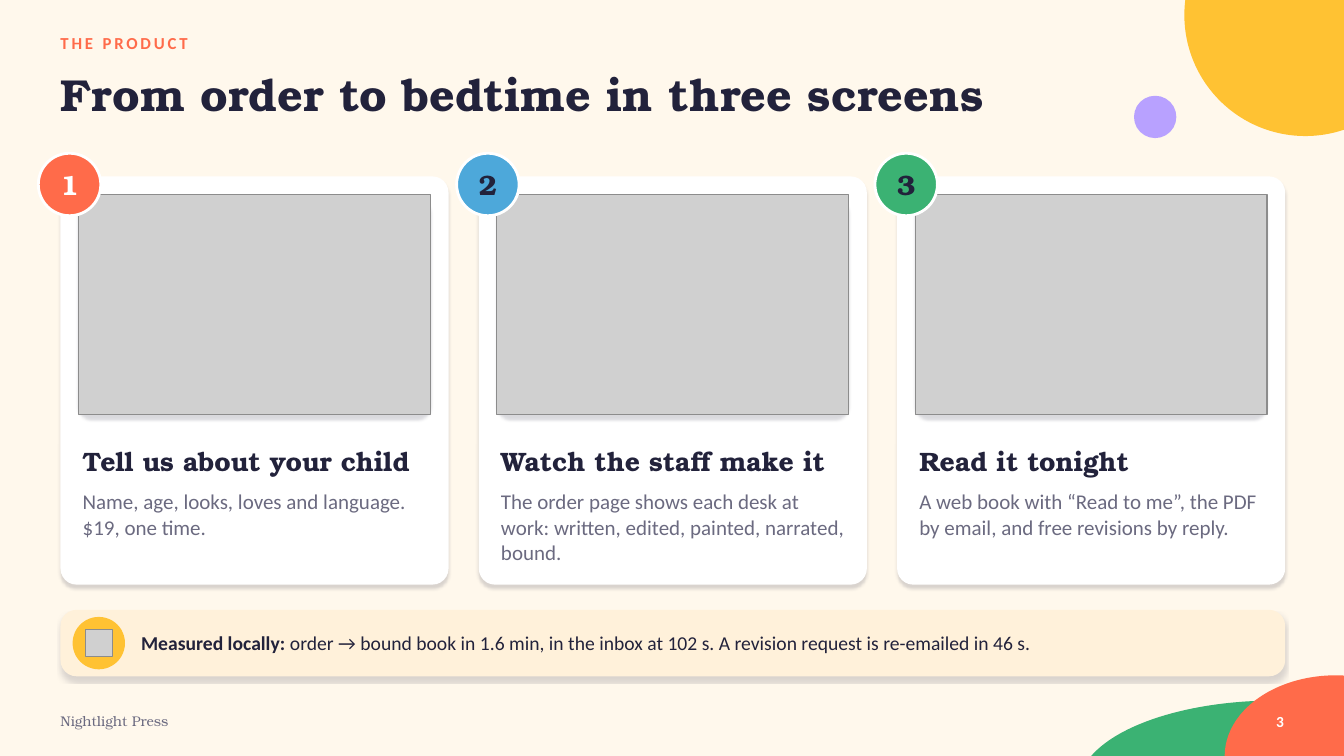
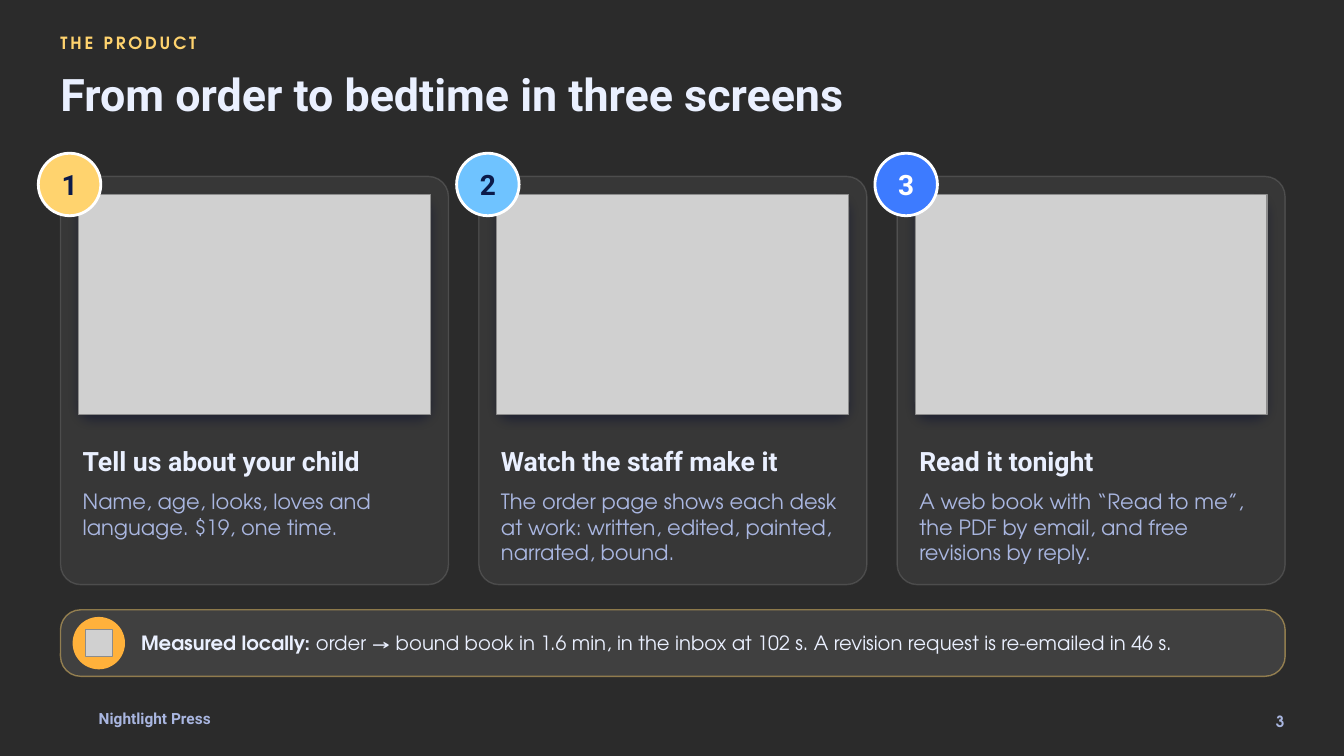
Before and after one commit to vnmoorthy/nightlight-press, a slide deck: slide 3 of deck/Nightlight.pptx. Drawn at 1344x756 pixels with LibreOffice and Linux fonts; fonts in the diff are those of the drawing; grey boxes stand for pictures; background and template pictures are left out; a plain dark background stands for a picture behind light text. Boxes give left, top, right and bottom in pixels: in the first picture for what was removed or moved away, otherwise in the second. Text is boxed around its words. In the diff, an @@ line names an element or a change of style, - is before the commit and + after.

Commit message:
Deck rebuilt on the Magic Hour theme with the final screens

```diff
--- a/deck/Nightlight.pptx
+++ b/deck/Nightlight.pptx
@@ background #FFF8EC to picture (left out) @@
@@ ellipse removed at bbox=[1185, 0, 1344, 136] @@
@@ text "THE PRODUCT" at bbox=[60, 36, 197, 49]: font Calibri to TeX Gyre Adventor, text colour #FF6B4A to #FFD36E @@
@@ ellipse removed at bbox=[1134, 96, 1177, 138] @@
@@ text "1" at bbox=[62, 175, 78, 195]: font TeX Gyre Bonum to Roboto, text colour #FFFFFF to #0B1A4A @@
@@ ellipse at bbox=[38, 153, 101, 216]: fill #FF6B4A to #FFD36E @@
@@ text "2" at bbox=[480, 175, 496, 195]: font TeX Gyre Bonum to Roboto, text colour #22223B to #0B1A4A @@
@@ ellipse at bbox=[457, 153, 519, 216]: fill #4DA8DA to #6FC3FF @@
@@ text "3" at bbox=[898, 175, 914, 196]: font TeX Gyre Bonum to Roboto, text colour #22223B to #FFFFFF @@
@@ ellipse at bbox=[875, 153, 938, 216]: fill #3BB273 to #3D7BFF @@
@@ fill #FFFFFF to #FFFFFF at 6% opacity; outline none to #FFFFFF 1 pt; shadow off; proportions changed in 3 elements at bbox=[60, 176, 449, 585], bbox=[479, 176, 867, 585], bbox=[897, 176, 1286, 585] @@
@@ fill #FFF1DA to #13296B; outline none to #FFFFFF 1 pt; shadow changed in 3 elements at bbox=[497, 195, 849, 414], bbox=[915, 195, 1267, 414], bbox=[79, 195, 431, 414] @@
@@ font TeX Gyre Bonum to Roboto, text colour #22223B to #EAF0FF in 4 elements at bbox=[60, 77, 843, 112], bbox=[83, 451, 360, 477], bbox=[501, 451, 778, 472], bbox=[919, 451, 1093, 477] @@
@@ font Calibri to TeX Gyre Adventor, text colour #6B6A80 to #A9B6E0 in 3 elements at bbox=[83, 493, 371, 540], bbox=[501, 493, 837, 562], bbox=[919, 493, 1243, 564] @@
@@ rounded rectangle at bbox=[60, 610, 1286, 677]: fill #FFF1DA to #FFFFFF at 10% opacity; outline none to #FFD36E 1 pt; shadow off; proportions changed @@
@@ ellipse at bbox=[73, 617, 125, 669]: fill #FFC233 to #FFB13B @@
@@ text "Measured locally: order → bound ..." at bbox=[141, 635, 1172, 654]: font Calibri to TeX Gyre Adventor, text colour #22223B to #EAF0FF @@
@@ ellipse removed at bbox=[1225, 676, 1344, 756] @@
@@ text "Nightlight Press": place and size @@
-text "Nightlight Press" at bbox=[60, 716, 169, 730]
+text "Nightlight Press" at bbox=[99, 712, 211, 727]
@@ text "Nightlight Press" at bbox=[99, 712, 211, 727]: size 10 to 11 pt, font TeX Gyre Bonum to Roboto, text colour #6B6A80 to #A9B6E0, bold on @@
@@ ellipse removed at bbox=[1079, 701, 1344, 756] @@
@@ page number at bbox=[1276, 715, 1285, 727]: font Calibri to TeX Gyre Adventor, text colour #FFFFFF to #A9B6E0 @@
```
Also in this commit, not shown: 9 other slides changed, 1 other file.
